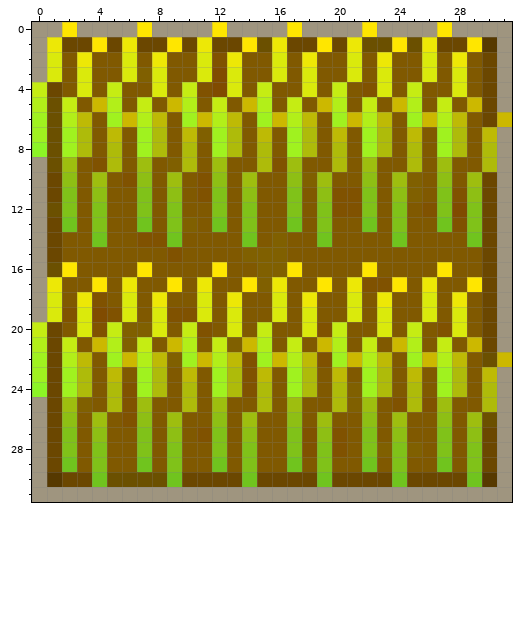
One commit to this pixel-art sprite: images/rice.png. Above is the file before it was changed.
The file is 32x32 pixels. Colours within 5 levels of each other are drawn and written as one.
Now the later version:
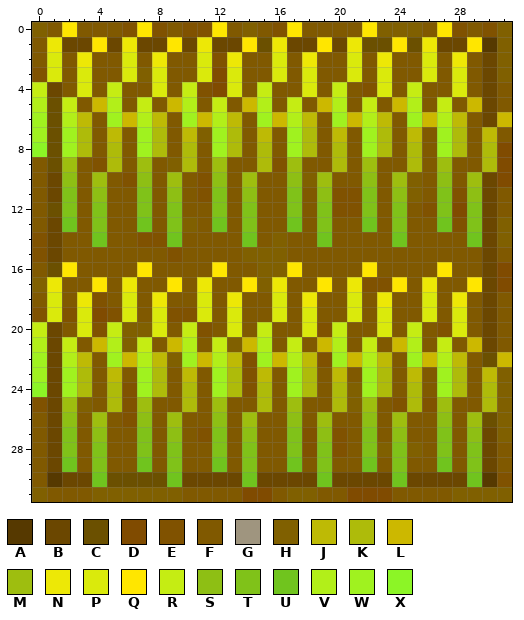
Palette (. is transparent): A #563900  B #6b4700  C #6b5000  D #804b00  E #805200  F #805900  G #9f957f  H #806000  J #beba05  K #aebb0a  L #ccb800  M #9ebe0f  N #ede806  P #daea0c  Q #ffe600  R #c5ed13  S #8ebf14  T #80c219  U #70c41e  V #b2ef19  W #a0f21f  X #8cf526
Edits made:
@@ x 0..31 @@
- 0 GGQGGGGQGGGGQGGGGQGGGGQGGGGQGGGG
- 1 GNBBQBNBBQBNBBQCNBBQBNCCQCNBBQAG
- 2 GPFNFFPFNFFPENFFPFNFFPFNFFPFNFBG
- 3 GPFPFFPHPFFPDPFFPFPFFPFPFFPFPFBG
- 4 RBFPFRFFPFREDPFRFFPFRFEPFRFFPFBG
- 5 VCRFLVFRFLVFRFLVFRFLVFRFLVFRFLBG
+ 0 HFQFFFEQEFEEQFHFEQFFFFQHHHFQEFEH
+ 1 FNBBQBNBBQBNBBQCNBBQBNCCQCNBBQAH
+ 2 FPFNFFPFNFFPENFFPFNFFPFNFFPFNFBH
+ 3 EPFPFFPHPFFPDPFFPFPFFPFPFFPFPFBH
+ 4 RBFPFRFFPFREDPFRFFPFRFEPFRFFPFBF
+ 5 VCRFLVFRFLVFRFLVFRFLVFRFLVFRFLBF
  6 WCVJFWLVJFWLVJFWLVJFWLVJFWLVJFBL
- 7 WCWKFJFWKFJHWKFJFWKFJFWKFJFWKFJG
- 8 XCWKFKFWKFKFWKFKFWKFKFWKFKFWKFKG
- 9 GCMFEKFMFHKFMFFKEMFFKFMFFKFMFFKG
-10 GBSFMFESFMFESFMFFSHMFFSFMHFSFMBG
-11 GBTFSFFTFSFETFSFFTFSEETFSHFTESBG
-12 GCTFTFFTFTFFTFTFFTFTEETFTFETDTBG
-13 GBUFTFFUFTHFUFTFFUFTFFUFTFFUETBG
-14 GBFFUFFEEUFFFFUFHFFUFFFFUFFFFUBG
-15 GBFFFFFFFEFFFFHHHFFFFFFFFFFFFFBG
-16 GCQFFFFQFFFFQFFHHQFFFFQFFFFQFFBG
-17 GNFFQFNFFQFNFFQHNFFQFNEEQFNFFQBG
-18 GPFNEFPFNFFPFNFFPFNFFPFNFFPFNFBG
-19 GPEPDEPFPEEPFPFFPFPFFPFPFFPFPFBG
-20 RBFPERHHPFREFPFRFFPERFFPFRFEPFBG
-21 VBRFLVHRFLVFRHLVFRFLVFRFLVFRFLBG
+ 7 WCWKFJFWKFJHWKFJFWKFJFWKFJFWKFJF
+ 8 XCWKFKFWKFKFWKFKFWKFKFWKFKFWKFKD
+ 9 FCMFEKFMFHKFMFFKEMFFKFMFFKFMFFKD
+10 FBSFMFESFMFESFMFFSHMFFSFMHFSFMBD
+11 FBTFSFFTFSFETFSFFTFSEETFSHFTESBF
+12 FCTFTFFTFTFFTFTFFTFTEETFTFETDTBF
+13 FBUFTFFUFTHFUFTFFUFTFFUFTFFUETBH
+14 EBFFUFFEEUFFFFUFHFFUFFFFUFFFFUBH
+15 EBFFFFFFFEFFFFHHHFFFFFFFFFFFFFBF
+16 FCQFFFFQFFFFQFFHHQFFFFQFFFFQFFBD
+17 HNFFQFNFFQFNFFQHNFFQFNEEQFNFFQBD
+18 FPFNEFPFNFFPFNFFPFNFFPFNFFPFNFBF
+19 EPEPDEPFPEEPFPFFPFPFFPFPFFPFPFBF
+20 RBFPERHHPFREFPFRFFPERFFPFRFEPFBF
+21 VBRFLVHRFLVFRHLVFRFLVFRFLVFRFLBF
 22 WBVJFWLVJHWLVJEWLVJEWLVJFWLVJFCL
-23 WBWKFJFWKFJFWKEJFWKFJFWKFJFWKFJG
-24 XBWKFKEWKFKFWKEKFWKFKHWKFKFWKFKG
-25 GBMHFKEMFFKFMFFKFMFFKHMFEKEMFFKG
-26 GBSFMFESFMFFSFMFFSFMFFSFMFFSFMCG
-27 GBTFSFFTFSFETFSFFTESEFTFSFFTFSBG
-28 GBTFTFFTFTFFTFTFFTETEFTHTHFTFTBG
-29 GBUFTFFUFTFFUFTFFUFTFFUFTFFUFTBG
-30 GABBUCCCCUBBBBUBBBBUBBBBUBBBBUAG
-31 GGGGGGGGGGGGGGGGGGGGGGGGGGGGGGGG
+23 WBWKFJFWKFJFWKEJFWKFJFWKFJFWKFJH
+24 XBWKFKEWKFKFWKEKFWKFKHWKFKFWKFKH
+25 EBMHFKEMFFKFMFFKFMFFKHMFEKEMFFKH
+26 FBSFMFESFMFFSFMFFSFMFFSFMFFSFMCH
+27 FBTFSFFTFSFETFSFFTESEFTFSFFTFSBH
+28 FBTFTFFTFTFFTFTFFTETEFTHTHFTFTBF
+29 FBUFTFFUFTFFUFTFFUFTFFUFTFFUFTBF
+30 FABBUCCCCUBBBBUBBBBUBBBBUBBBBUAE
+31 HFFFHHHHHHFFFFDDFHHFFDDDFFFFHHHH
